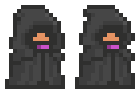
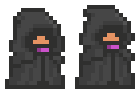
Comparing the layer stacks of the two w=140, h=94 images. Changes:
painted on "Capa 4" over (9, 5, 65, 68)
